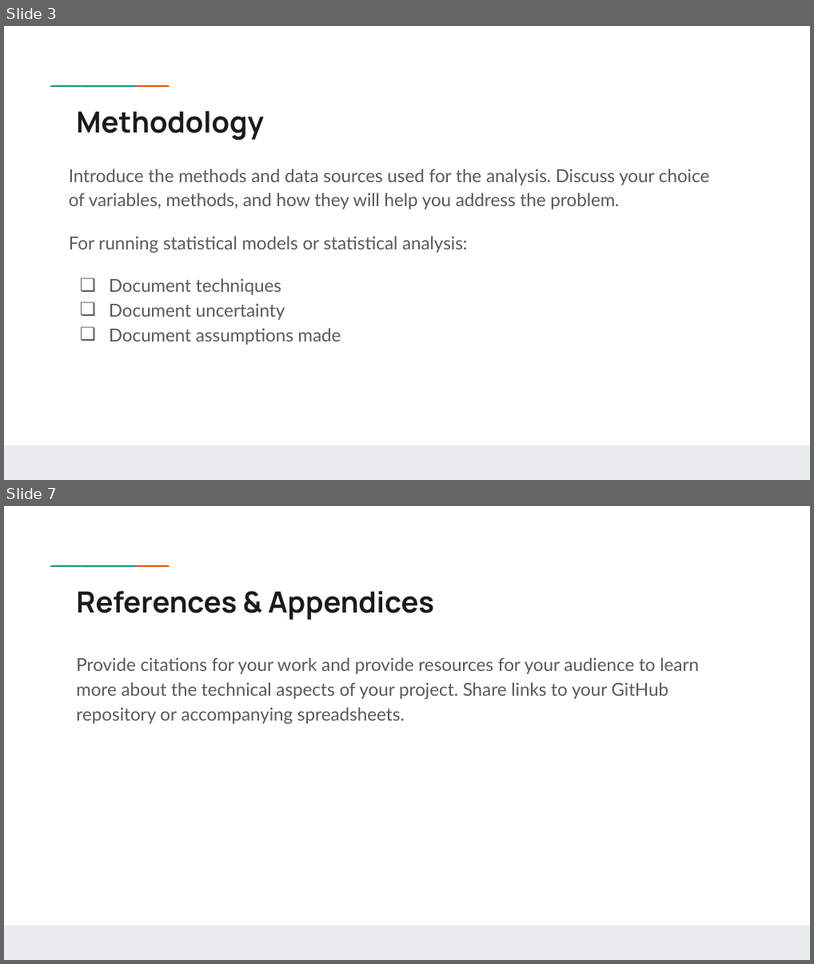
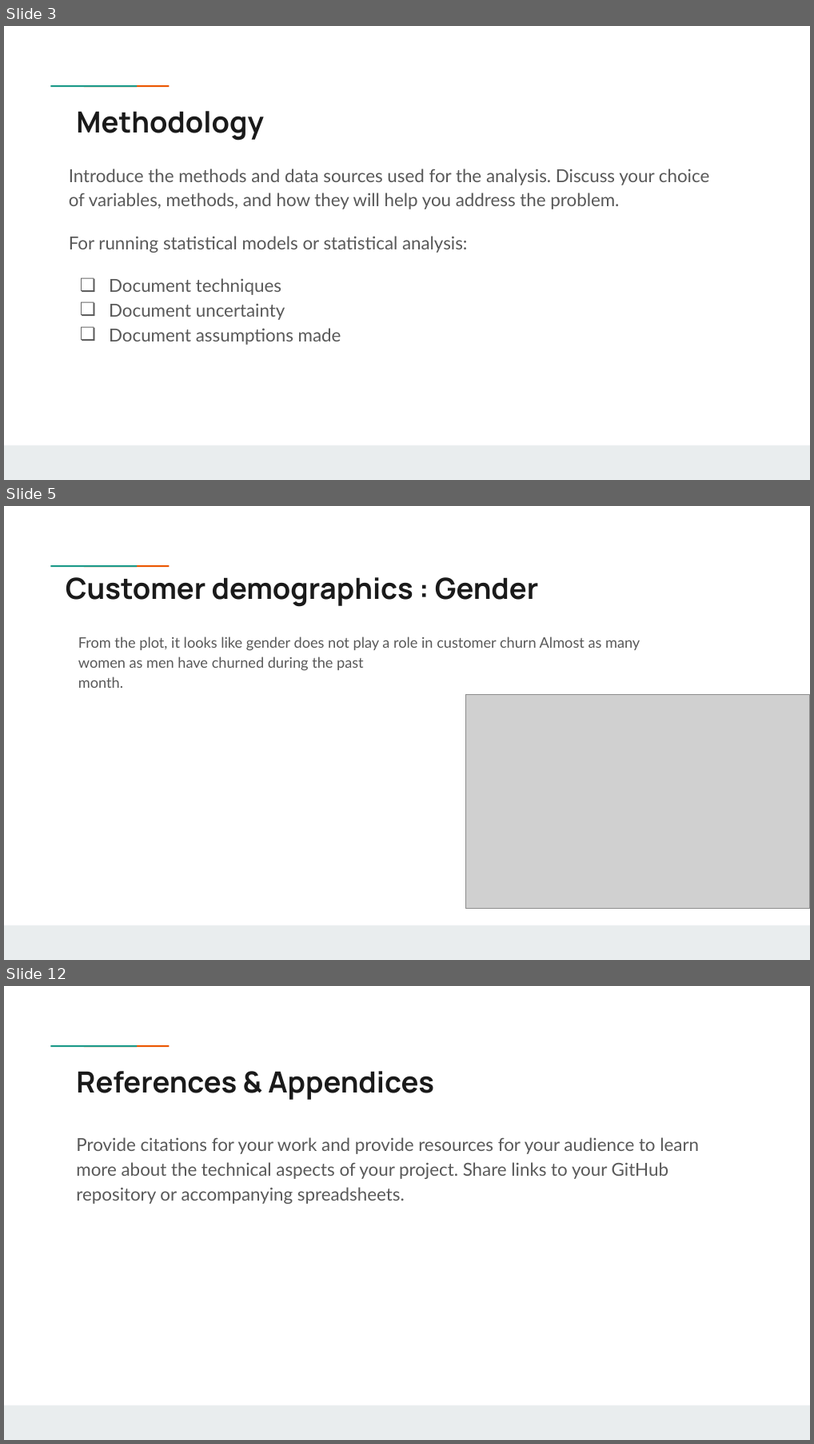
Before and after one commit to Chvava11/Bi_project_customer_churn, a slide deck: Result/Vanessa’s project .pptx. Shown one above the other, each under a label of ours: slides 3 and 7 before the commit, slides 3, 5 and 12 after it; the slides between them are not shown. The pictures are 814x964 and 814x1444 pixels, drawn with LibreOffice and Linux fonts; fonts in the diff are those of the drawing; grey boxes stand for pictures; background and template pictures are left out. Boxes give left, top, right and bottom in pixels: in the first picture for what was removed or moved away, otherwise in the second. Text is boxed around its words. In the diff, an @@ line names an element or a change of style, - is before the commit and + after.

```diff
--- a/Result/Vanessa’s project .pptx
+++ b/Result/Vanessa’s project .pptx
@@ slide 5 added at (x1=4, y1=506, x2=810, y2=960), background #FFFFFF; not listed: 3 template elements that a slide beside it also shows @@
@@ title added at (x1=66, y1=577, x2=538, y2=607), 26 pt, text #1A1A1A, bold @@
+Customer demographics : Gender
@@ text added at (x1=78, y1=636, x2=640, y2=688), 13 pt, text #595959 @@
+From the plot, it looks like gender does not play a role in customer churn Almost as many
+women as men have churned during the past
+month.
@@ picture added at (x1=466, y1=695, x2=810, y2=908) @@
@@ what was slide 7 is now slide 12 @@
```
Also in this commit, not shown: 3 slides changed, 5 other slides added, 1 slide removed, 1 other file.
